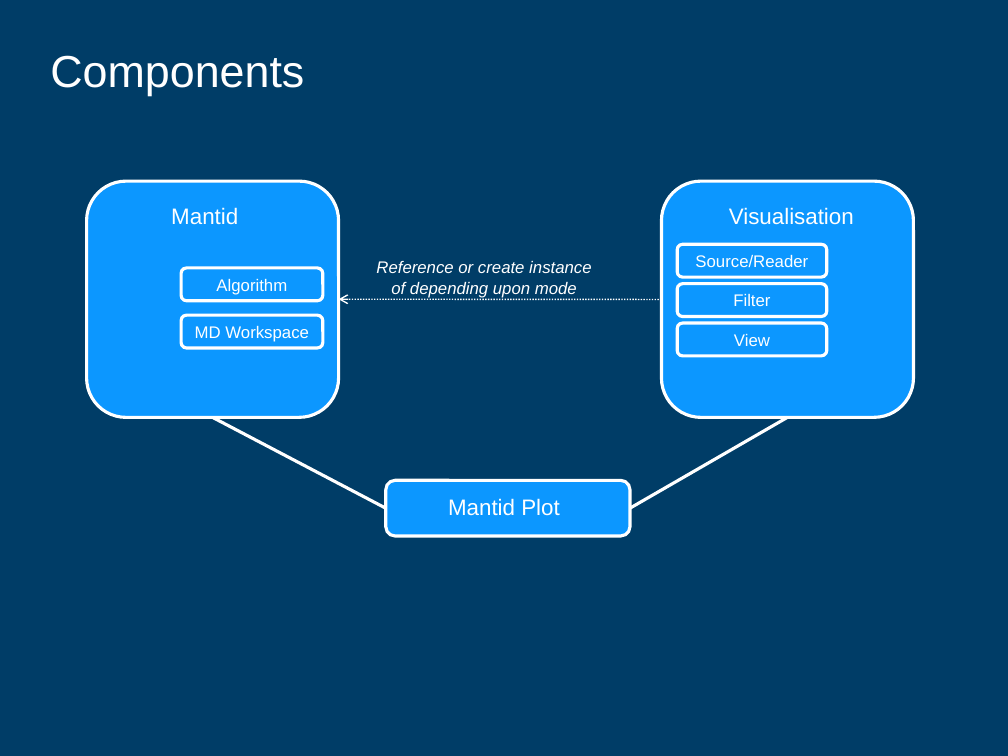
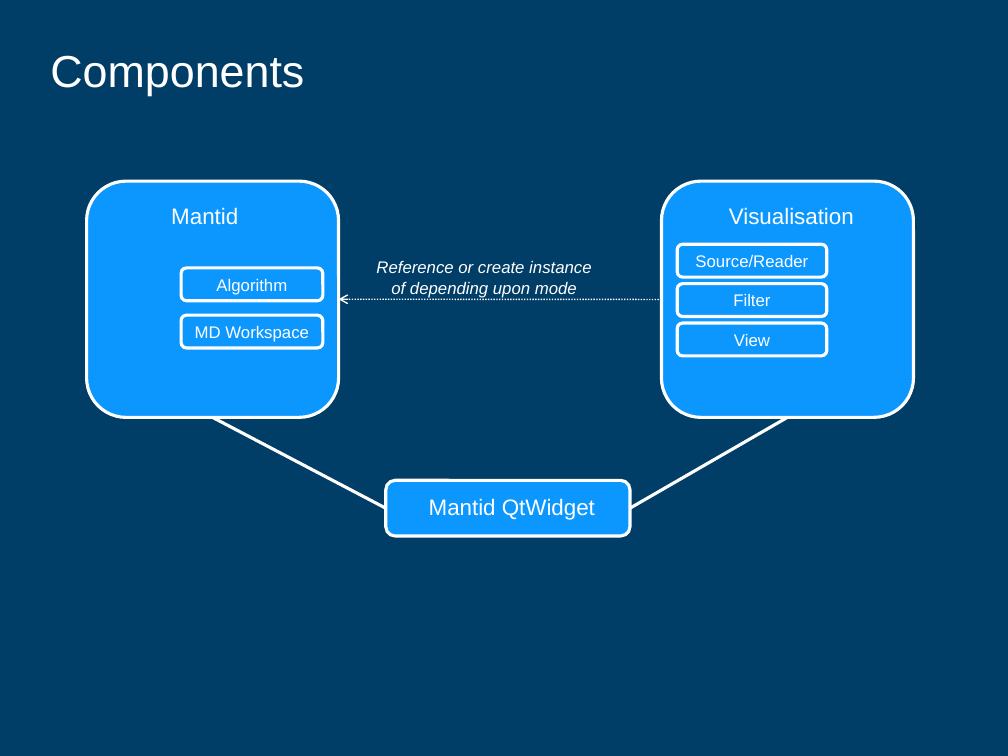
Before and after one commit to mantidproject/documents, a slide deck: slide 4 of Design/Visualisation_and_Analysis/VisualisationAndAnalysisArchitecture.ppt. Drawn at 1008x756 pixels with LibreOffice and Linux fonts; fonts in the diff are those of the drawing; background and template pictures are left out. Boxes give left, top, right and bottom in pixels: in the first picture for what was removed or moved away, otherwise in the second. Text is boxed around its words. In the diff, an @@ line names an element or a change of style, - is before the commit and + after.

```diff
--- a/Design/Visualisation_and_Analysis/VisualisationAndAnalysisArchitecture.ppt
+++ b/Design/Visualisation_and_Analysis/VisualisationAndAnalysisArchitecture.ppt
@@ text at box(429, 498, 595, 520): text changed @@
-Mantid Plot
+Mantid QtWidget
```
Also in this commit, not shown: 2 other slides changed.
